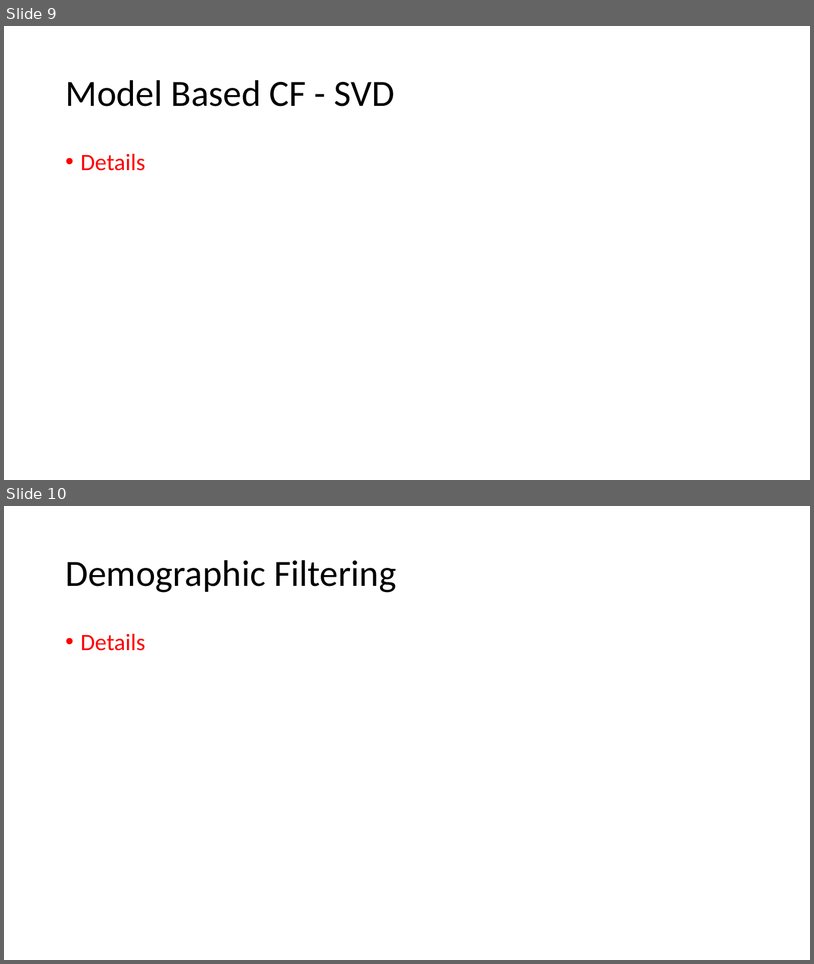
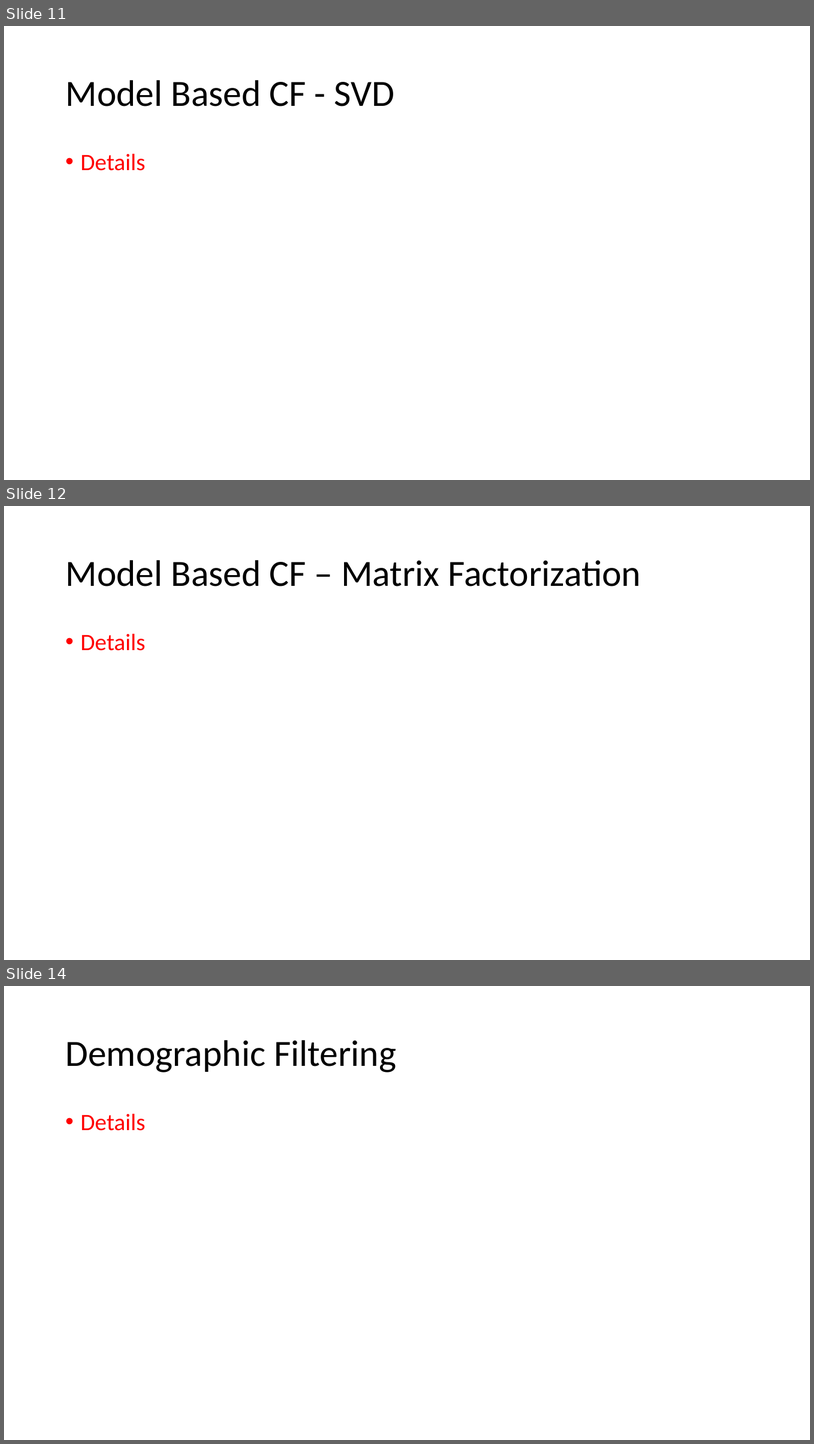
Before and after one commit to DibyamAgrawal/RS-ppt, a slide deck: summer_Basics of RS.pptx. Shown one above the other, each under a label of ours: slides 9 and 10 before the commit, slides 11, 12 and 14 after it; the slides between them are not shown. The pictures are 814x964 and 814x1444 pixels, drawn with LibreOffice and Linux fonts; fonts in the diff are those of the drawing. Boxes give left, top, right and bottom in pixels: in the first picture for what was removed or moved away, otherwise in the second. Text is boxed around its words. In the diff, an @@ line names an element or a change of style, - is before the commit and + after.

```diff
--- a/summer_Basics of RS.pptx
+++ b/summer_Basics of RS.pptx
@@ slide 12 added at [4,506,810,960], background #FFFFFF @@
@@ title added at [65,560,642,586], 44 pt, text #000000 @@
+Model Based CF – Matrix Factorization
@@ text added at [81,633,146,651], 28 pt, text #FF0000 @@
+• Details
@@ what was slide 9 is now slide 11 @@
@@ what was slide 10 is now slide 14 @@
```
Also in this commit, not shown: 4 slides changed, 4 other slides added, 10 other files.
